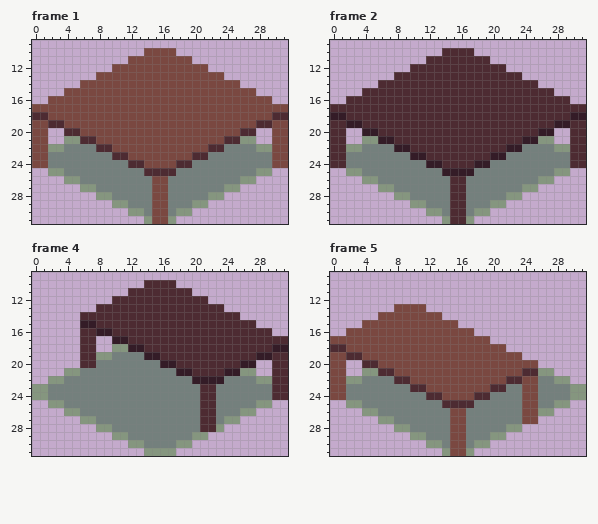
Pixel-art file, stored at assets/img/settlements/table.aseprite. This is how it looked before the edit.
32x32 pixels, 6 frames. Shown: frame 1: x 0..31, y 9..31; frame 2: x 0..31, y 9..31; frame 4: x 0..31, y 9..31; frame 5: x 0..31, y 9..31. The commit also changed other frames, which this record leaves out.
The same view after the edit:
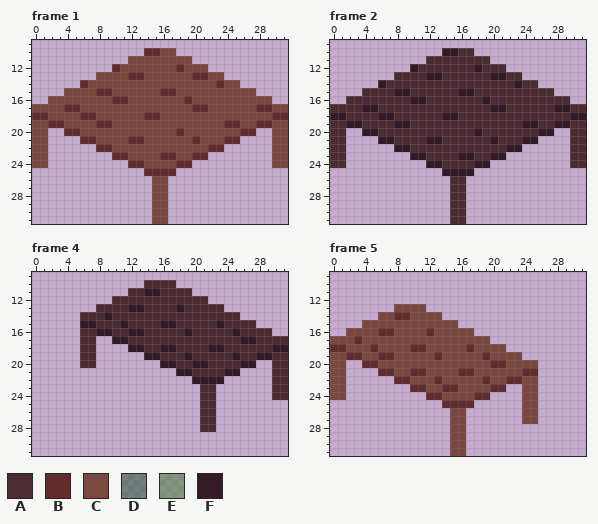
Palette (. is transparent): A #4d2b32  B #602c2c  C #7a4841  D #25562e80  E #46823280  F #341c27
What changed:
layer "Layer 1" now hidden
--- frame 1
@@ x 0..31 @@
  9 ................................
-10 ..............CCCC..............
+10 ..............BBCC..............
 11 ............CCCCCCCC............
-12 ..........CCCCCCCCCCCC..........
-13 ........CCCCCCCCCCCCCCCC........
-14 ......CCCCCCCCCCCCCCCCCCCC......
-15 ....CCCCCCCCCCCCCCCCCCCCCCCC....
-16 ..CCCCCCCCCCCCCCCCCCCCCCCCCCCC..
-17 CCCCCCCCCCCCCCCCCCCCCCCCCCCCCCCC
-18 AACCCCCCCCCCCCCCCCCCCCCCCCCCCCAA
-19 CCAACCCCCCCCCCCCCCCCCCCCCCCCAACC
-20 CC..AACCCCCCCCCCCCCCCCCCCCAA..CC
-21 CC..EEAACCCCCCCCCCCCCCCCAAEE..CC
-22 CCEEDDDDAACCCCCCCCCCCCAADDDDEECC
-23 CCDDDDDDDDAACCCCCCCCAADDDDDDDDCC
-24 CCDDDDDDDDDDAACCCCAADDDDDDDDDDCC
-25 ..EEDDDDDDDDDDAAAADDDDDDDDDDEE..
-26 ....EEDDDDDDDDDCCDDDDDDDDDEE....
-27 ......EEDDDDDDDCCDDDDDDDEE......
-28 ........EEDDDDDCCDDDDDEE........
-29 ..........EEDDDCCDDDEE..........
-30 ............EEDCCDEE............
-31 ..............ECCE..............
+12 ..........BCCCCCCCBCCC..........
+13 ........CCCCBBCCCCCCBBCC........
+14 ......BCCCCCCCCCCCCCCCCBCC......
+15 ....CCCCBBCCCCCCBBCCCCCCCCCC....
+16 ..CCCCCCCCBBCCCCCCCBCCCCCCCCCC..
+17 CCCCBBCCCCCCCCCCCCCCBBCCCCCCBBCC
+18 BBCCCCBBCCCCCCBBCCCCCCCCCCCCCCBB
+19 CCBBCCCCBBCCCCCCCCCCCCCCBBCCBBCC
+20 CC..BBCCCCCCCCCCCCBCCCCCCCBB..CC
+21 CC....BBCCCCBBCCCCCCBCCCBB....CC
+22 CC......BBCCCCCCCCCCCCBB......CC
+23 CC........BBCCCCBBCCBB........CC
+24 CC..........BBCCCCBB..........CC
+25 ..............BBBB..............
+26 ...............CC...............
+27 ...............CC...............
+28 ...............CC...............
+29 ...............CC...............
+30 ...............CC...............
+31 ...............CC...............
--- frame 2
@@ x 0..31 @@
  9 ................................
-10 ..............AAAA..............
+10 ..............FFAA..............
 11 ............AAAAAAAA............
-12 ..........AAAAAAAAAAAA..........
-13 ........AAAAAAAAAAAAAAAA........
-14 ......AAAAAAAAAAAAAAAAAAAA......
-15 ....AAAAAAAAAAAAAAAAAAAAAAAA....
-16 ..AAAAAAAAAAAAAAAAAAAAAAAAAAAA..
-17 AAAAAAAAAAAAAAAAAAAAAAAAAAAAAAAA
-18 FFAAAAAAAAAAAAAAAAAAAAAAAAAAAAFF
-19 AAFFAAAAAAAAAAAAAAAAAAAAAAAAFFAA
-20 AA..FFAAAAAAAAAAAAAAAAAAAAFF..AA
-21 AA..EEFFAAAAAAAAAAAAAAAAFFEE..AA
-22 AAEEDDDDFFAAAAAAAAAAAAFFDDDDEEAA
-23 AADDDDDDDDFFAAAAAAAAFFDDDDDDDDAA
-24 AADDDDDDDDDDFFAAAAFFDDDDDDDDDDAA
-25 ..EEDDDDDDDDDDFFFFDDDDDDDDDDEE..
-26 ....EEDDDDDDDDDAADDDDDDDDDEE....
-27 ......EEDDDDDDDAADDDDDDDEE......
-28 ........EEDDDDDAADDDDDEE........
-29 ..........EEDDDAADDDEE..........
-30 ............EEDAADEE............
-31 ..............EAAE..............
+12 ..........FAAAAAAAFAAA..........
+13 ........AAAAFFAAAAAAFFAA........
+14 ......FAAAAAAAAAAAAAAAAFAA......
+15 ....AAAAFFAAAAAAFFAAAAAAAAAA....
+16 ..AAAAAAAAFFAAAAAAAFAAAAAAAAAA..
+17 AAAAFFAAAAAAAAAAAAAAFFAAAAAAFFAA
+18 FFAAAAFFAAAAAAFFAAAAAAAAAAAAAAFF
+19 AAFFAAAAFFAAAAAAAAAAAAAAFFAAFFAA
+20 AA..FFAAAAAAAAAAAAFAAAAAAAFF..AA
+21 AA....FFAAAAFFAAAAAAFAAAFF....AA
+22 AA......FFAAAAAAAAAAAAFF......AA
+23 AA........FFAAAAFFAAFF........AA
+24 AA..........FFAAAAFF..........AA
+25 ..............FFFF..............
+26 ...............AA...............
+27 ...............AA...............
+28 ...............AA...............
+29 ...............AA...............
+30 ...............AA...............
+31 ...............AA...............
--- frame 4
@@ x 0..31 @@
 10 ..............AAAA..............
-11 ............AAAAAAAA............
+11 ............AAFFAAAA............
 12 ..........AAAAAAAAAAAA..........
-13 ........AAAAAAAAAAAAAAAA........
-14 ......AAAAAAAAAAAAAAAAAAAA......
-15 ......FFAAAAAAAAAAAAAAAAAAAA....
-16 ......AAFFAAAAAAAAAAAAAAAAAAAA..
-17 ......AA..FFAAAAAAAAAAAAAAAAAAAA
-18 ......AA..EEFFAAAAAAAAAAAAAAAAFF
-19 ......AAEEDDDDFFAAAAAAAAAAAAFFAA
-20 ......AADDDDDDDDFFAAAAAAAAFF..AA
-21 ....EEDDDDDDDDDDDDFFAAAAFFEE..AA
-22 ..EEDDDDDDDDDDDDDDDDFFFFDDDDEEAA
-23 EEDDDDDDDDDDDDDDDDDDDAADDDDDDDAA
-24 EEDDDDDDDDDDDDDDDDDDDAADDDDDDDAA
-25 ..EEDDDDDDDDDDDDDDDDDAADDDDDEE..
-26 ....EEDDDDDDDDDDDDDDDAADDDEE....
-27 ......EEDDDDDDDDDDDDDAADEE......
-28 ........EEDDDDDDDDDDDAAE........
-29 ..........EEDDDDDDDDEE..........
-30 ............EEDDDDEE............
-31 ..............EEEE..............
+13 ........AAAAFFAAAAFAAAAA........
+14 ......AAAFAAAAAAAAAAAAAAAA......
+15 ......FFAAAFAAAAFFAAAAAFAAAA....
+16 ......AAFFAAFFAAAAAFAAAAAFAAAA..
+17 ......AA..FFAAAAAAAAAAAAAAFFAAAA
+18 ......AA....FFAAFFAAAAFFAAAAAAFF
+19 ......AA......FFAAAFAAAAAFAAFFAA
+20 ......AA........FFAAFFAAAAFF..AA
+21 ..................FFAAAAFF....AA
+22 ....................FFFF......AA
+23 .....................AA.......AA
+24 .....................AA.......AA
+25 .....................AA.........
+26 .....................AA.........
+27 .....................AA.........
+28 .....................AA.........
+29 ................................
+30 ................................
+31 ................................
--- frame 5
@@ x 0..31 @@
 13 ........CCCC....................
-14 ......CCCCCCCC..................
+14 ......CCBBCCCC..................
 15 ....CCCCCCCCCCCC................
-16 ..CCCCCCCCCCCCCCCC..............
-17 CCCCCCCCCCCCCCCCCCCC............
-18 AACCCCCCCCCCCCCCCCCCCC..........
-19 CCAACCCCCCCCCCCCCCCCCCCC........
-20 CC..AACCCCCCCCCCCCCCCCCCCC......
-21 CC..EEAACCCCCCCCCCCCCCCCAAEE....
-22 CCEEDDDDAACCCCCCCCCCCCAACCDDEE..
-23 CCDDDDDDDDAACCCCCCCCAADDCCDDDDEE
-24 CCDDDDDDDDDDAACCCCAADDDDCCDDDDEE
-25 ..EEDDDDDDDDDDAAAADDDDDDCCDDEE..
-26 ....EEDDDDDDDDDCCDDDDDDDCCEE....
-27 ......EEDDDDDDDCCDDDDDDDCC......
-28 ........EEDDDDDCCDDDDDEE........
-29 ..........EEDDDCCDDDEE..........
-30 ............EEDCCDEE............
-31 ..............ECCE..............
+16 ..CCCCBBCCCCBCCCCC..............
+17 CCCBCCCCCCCCCCCCCCCC............
+18 BBCCCBCCCCBBCCCCCBCCCC..........
+19 CCBBCCBBCCCCCBCCCCCBCCCC........
+20 CC..BBCCCCCCCCCCCCCCBBCCCC......
+21 CC....BBCCBBCCCCBBCCCCCCBB......
+22 CC......BBCCCBCCCCCBCCBBCC......
+23 CC........BBCCBBCCCCBB..CC......
+24 CC..........BBCCCCBB....CC......
+25 ..............BBBB......CC......
+26 ...............CC.......CC......
+27 ...............CC.......CC......
+28 ...............CC...............
+29 ...............CC...............
+30 ...............CC...............
+31 ...............CC...............
